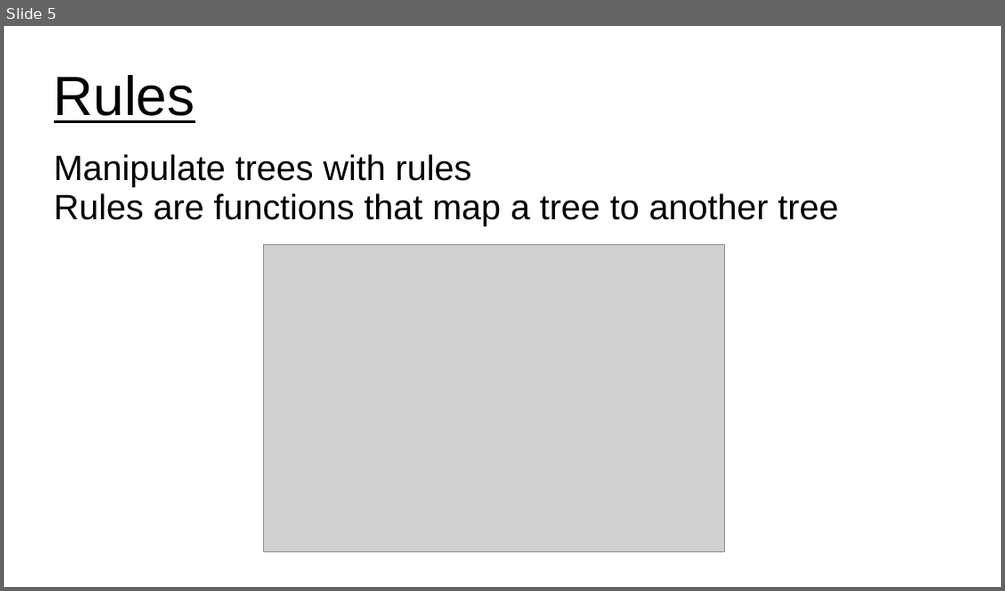
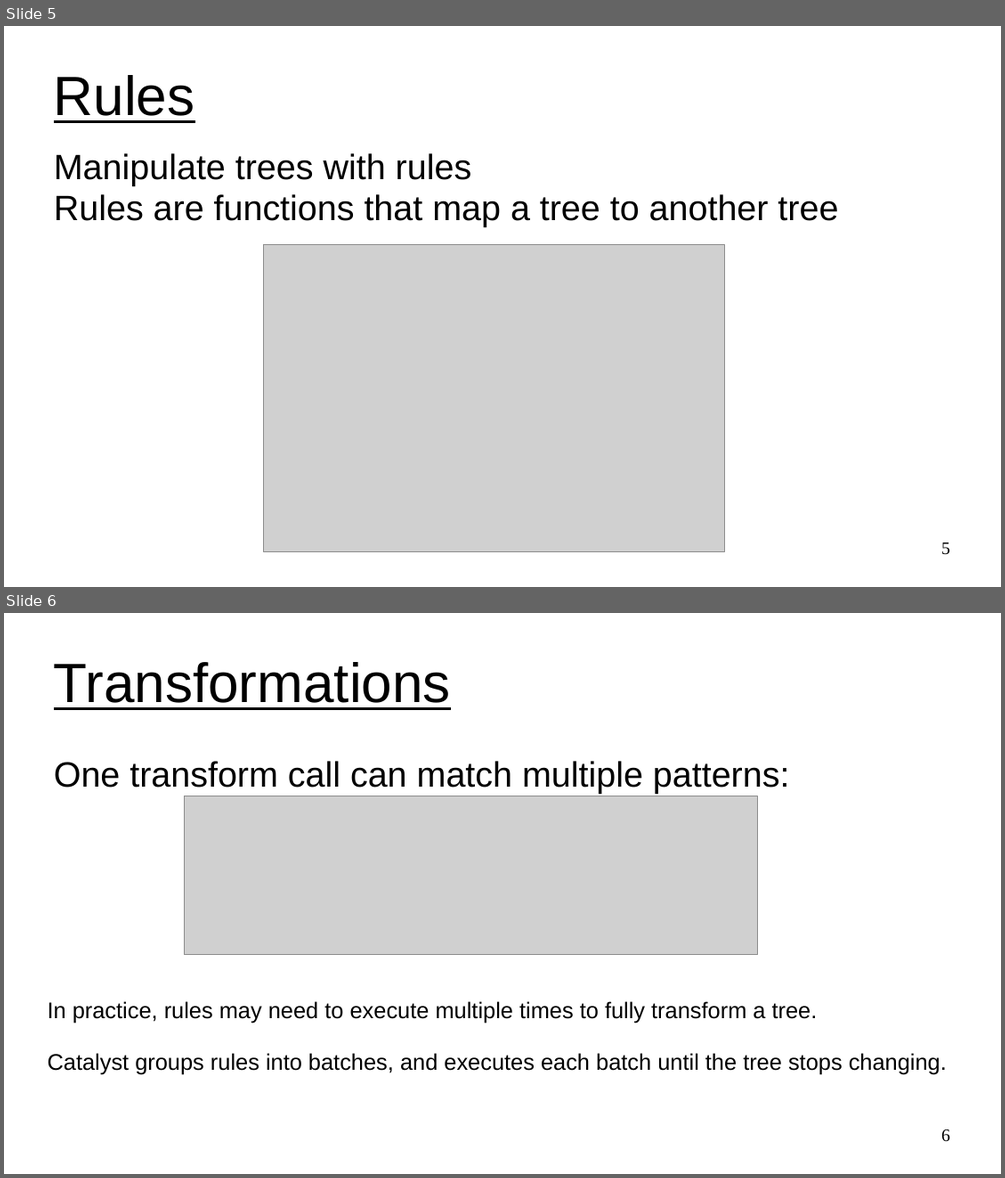
Before and after one commit to UVADS/distributed_computing, a slide deck: 03_dataframes_and_spark_sql/content_catalyst_optimizer/calalyst_optimizer_for_spark_sql.ppt. Shown one above the other, each under a label of ours: slide 5 before the commit, slides 5 and 6 after it. The pictures are 1005x591 and 1005x1178 pixels, drawn with LibreOffice and Linux fonts; fonts in the diff are those of the drawing; grey boxes stand for pictures. Boxes give left, top, right and bottom in pixels: in the first picture for what was removed or moved away, otherwise in the second. Text is boxed around its words. In the diff, an @@ line names an element or a change of style, - is before the commit and + after.

Commit message:
added to catalyst

```diff
--- a/03_dataframes_and_spark_sql/content_catalyst_optimizer/calalyst_optimizer_for_spark_sql.ppt
+++ b/03_dataframes_and_spark_sql/content_catalyst_optimizer/calalyst_optimizer_for_spark_sql.ppt
@@ slide 6 added at [4,613,1001,1174], background #FFFFFF @@
@@ title added at [54,662,451,710], 44 pt, text #000000, underline @@
+Transformations
@@ subtitle added at [54,761,790,794], 28 pt, text #000000 @@
+One transform call can match multiple patterns:
@@ picture added at [184,796,758,955] @@
@@ text added at [48,1001,947,1074], 18 pt, text #000000 @@
+In practice, rules may need to execute multiple times to fully transform a tree.
+Catalyst groups rules into batches, and executes each batch until the tree stops changing.
@@ page number added at [941,1129,950,1142], 14 pt, text #000000 @@
+6
@@ slide 5 changed as well @@
@@ page number added at [941,542,950,555], 14 pt, text #000000 @@
+5
```
Also in this commit, not shown: 9 other slides changed, 8 other slides added, 1 slide removed.
